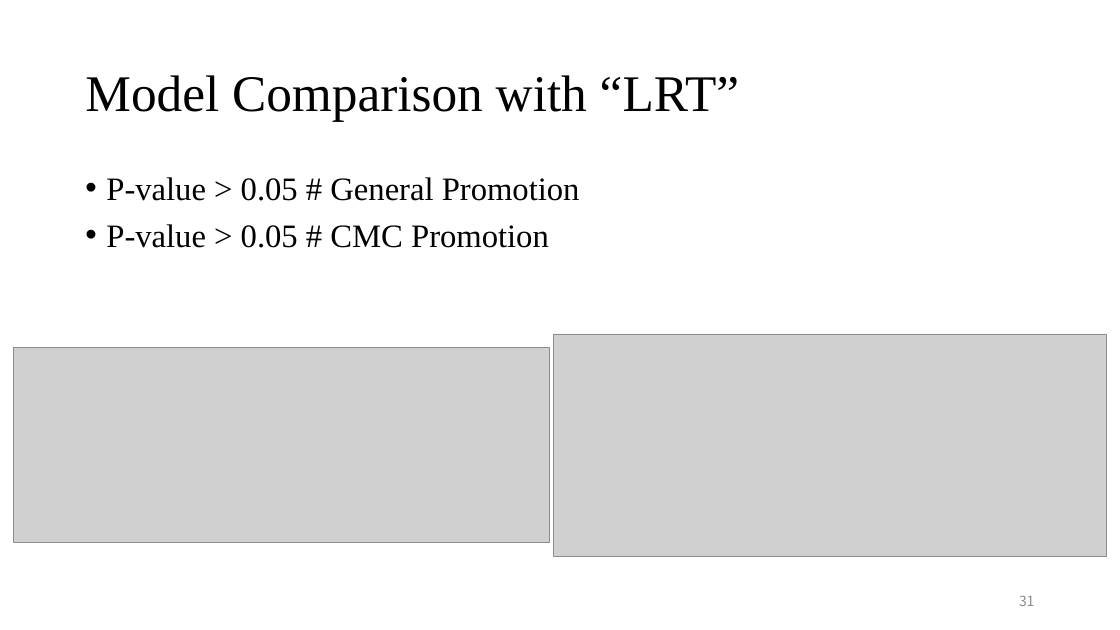
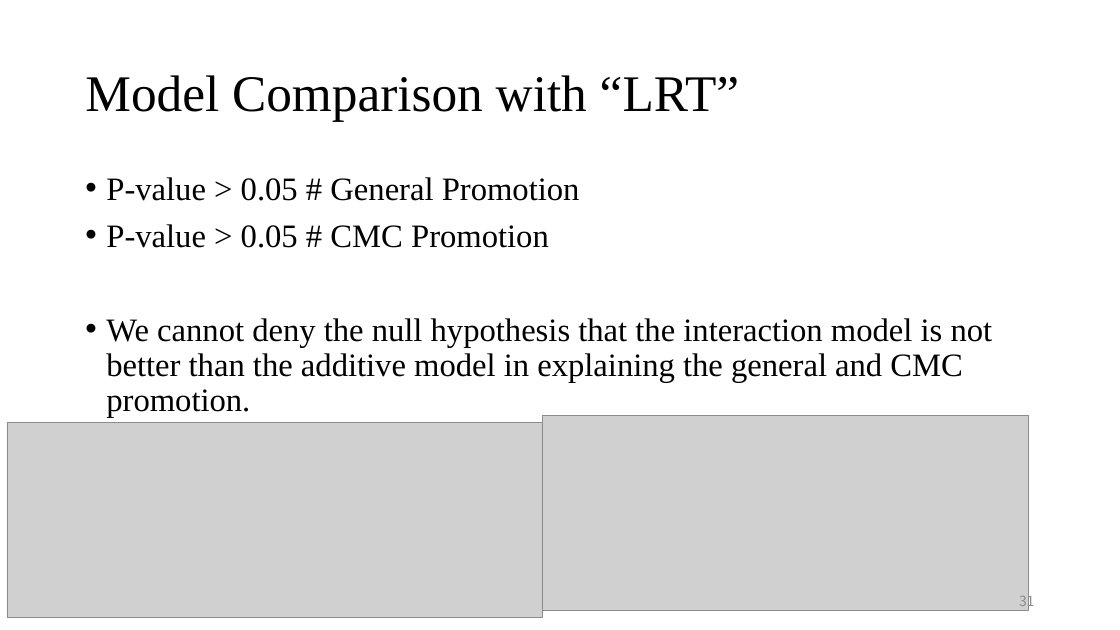
Before and after one commit to CaesarCoder/StatsII_Spring2023, a slide deck: slide 31 of Replication Project/Replication_Tianxin_Zhang_21352232.pptx. Drawn at 1120x630 pixels with LibreOffice and Linux fonts; fonts in the diff are those of the drawing; grey boxes stand for pictures. Boxes give left, top, right and bottom in pixels: in the first picture for what was removed or moved away, otherwise in the second. Text is boxed around its words. In the diff, an @@ line names an element or a change of style, - is before the commit and + after.

```diff
--- a/Replication Project/Replication_Tianxin_Zhang_21352232.pptx
+++ b/Replication Project/Replication_Tianxin_Zhang_21352232.pptx
@@ text at (106, 318, 993, 417): paragraph added @@
+• We cannot deny the null hypothesis that the interaction model is not better than the additive model in explaining the general and CMC promotion.
@@ picture: place and size @@
-picture at (554, 334, 1107, 557)
+picture at (543, 416, 1028, 611)
@@ picture: place and size @@
-picture at (14, 348, 550, 543)
+picture at (7, 423, 543, 618)
```
Also in this commit, not shown: 2 other slides changed, 1 other file.
